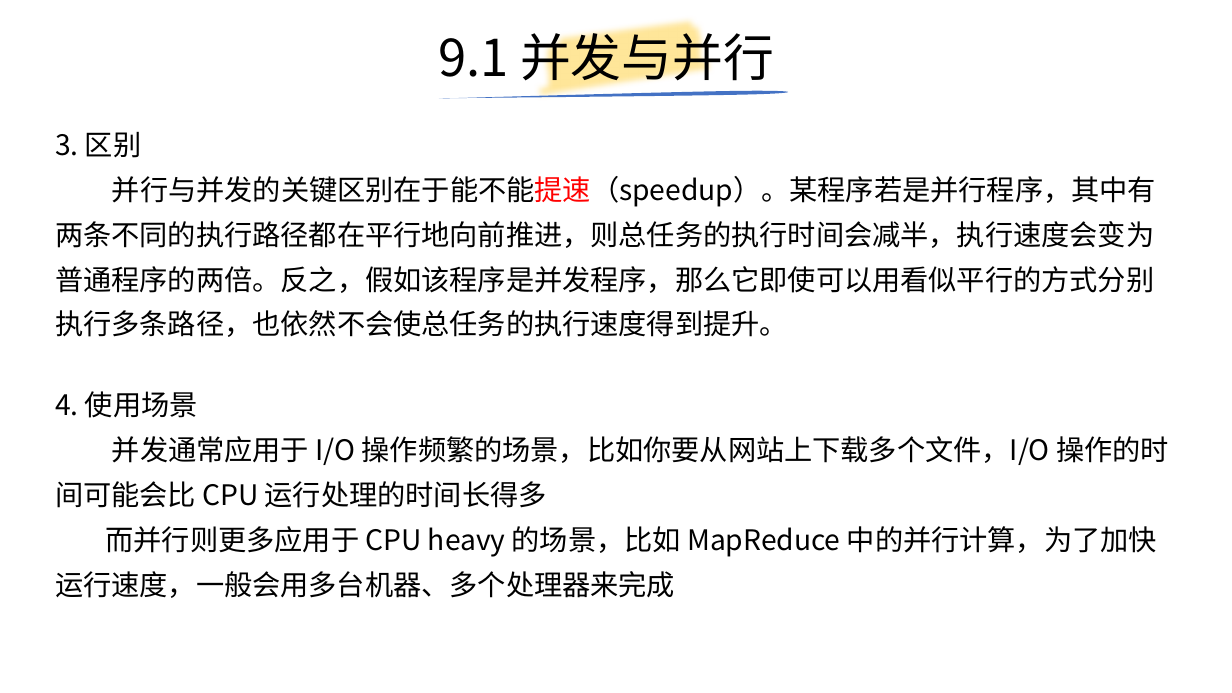
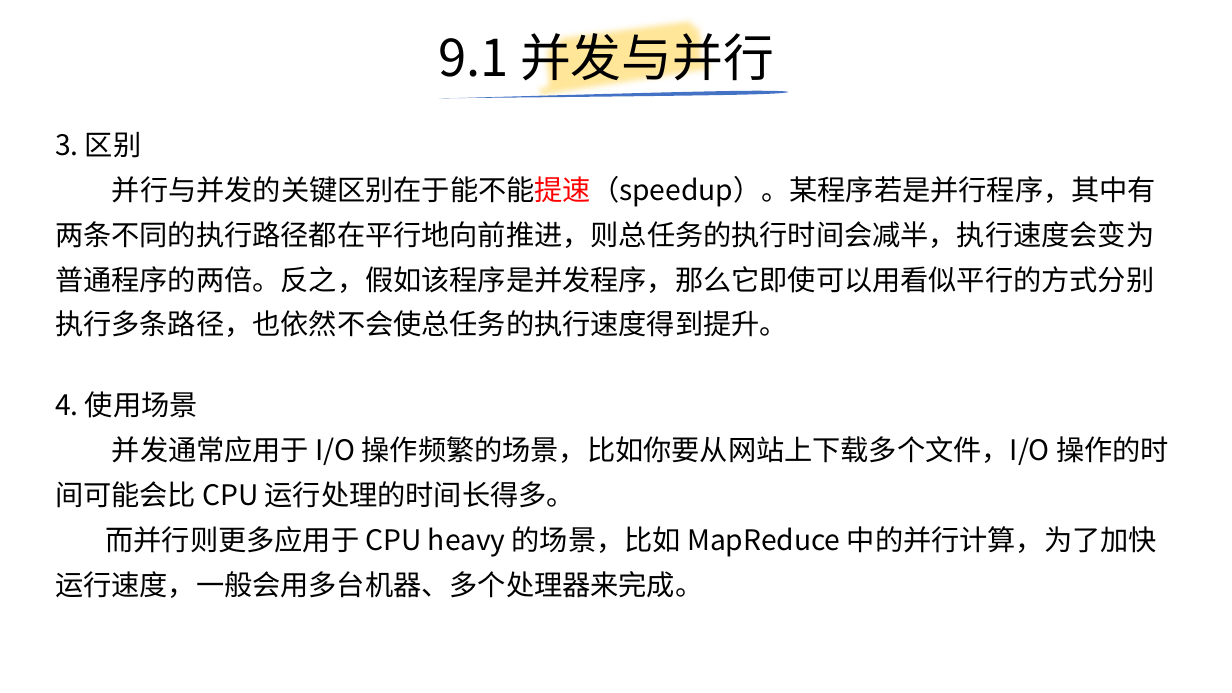
Before and after one commit to yiwenliu/CorePython, a slide deck: slide 76 of PPT/CorePython.pptx. Drawn at 1232x693 pixels with LibreOffice and Linux fonts; fonts in the diff are those of the drawing. Boxes give left, top, right and bottom in pixels: in the first picture for what was removed or moved away, otherwise in the second. Text is boxed around its words. In the diff, an @@ line names an element or a change of style, - is before the commit and + after.

```diff
--- a/PPT/CorePython.pptx
+++ b/PPT/CorePython.pptx
@@ text at box(55, 436, 1169, 598): text changed @@
-并发通常应用于 I/O 操作频繁的场景，比如你要从网站上下载多个文件，I/O 操作的时间可能会比 CPU 运行处理的时间长得多
-而并行则更多应用于 CPU heavy 的场景，比如 MapReduce 中的并行计算，为了加快运行速度，一般会用多台机器、多个处理器来完成
+并发通常应用于 I/O 操作频繁的场景，比如你要从网站上下载多个文件，I/O 操作的时间可能会比 CPU 运行处理的时间长得多。
+而并行则更多应用于 CPU heavy 的场景，比如 MapReduce 中的并行计算，为了加快运行速度，一般会用多台机器、多个处理器来完成。
```
Also in this commit, not shown: 6 other slides changed, 17 slides added, 6 other files.
